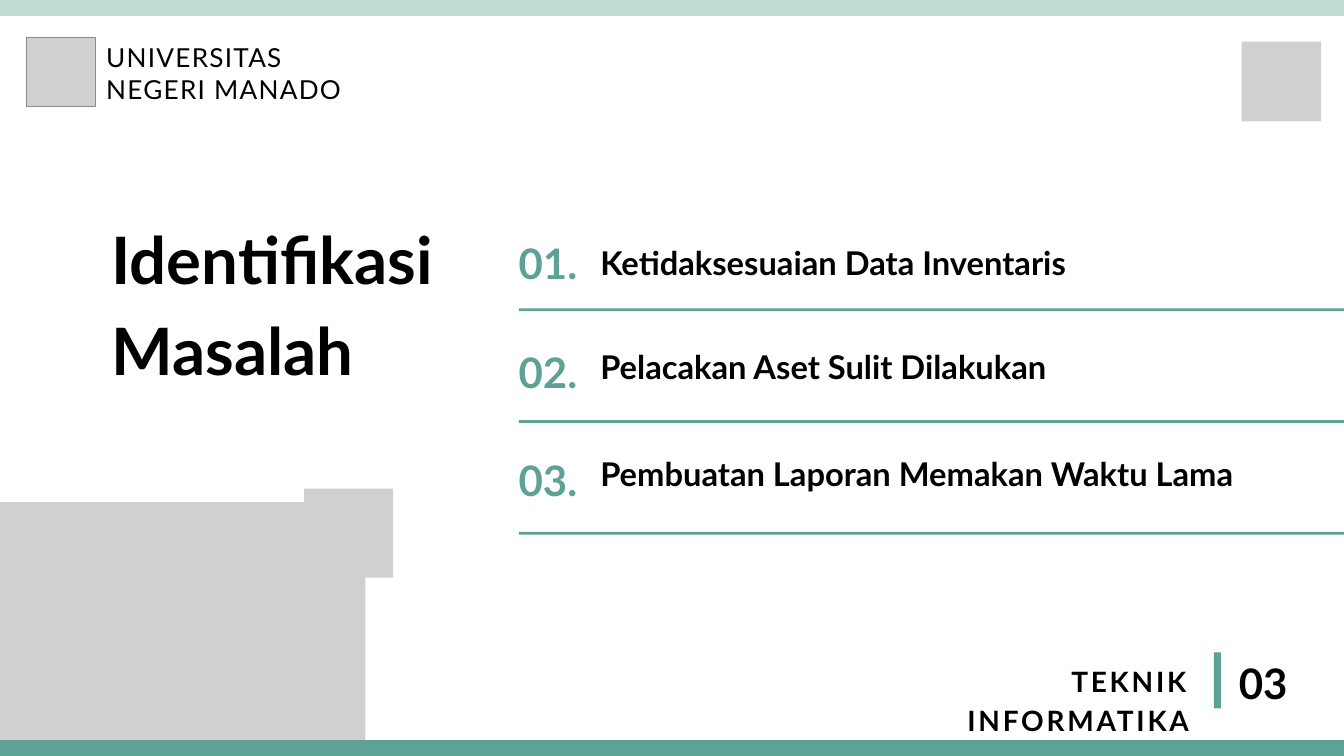
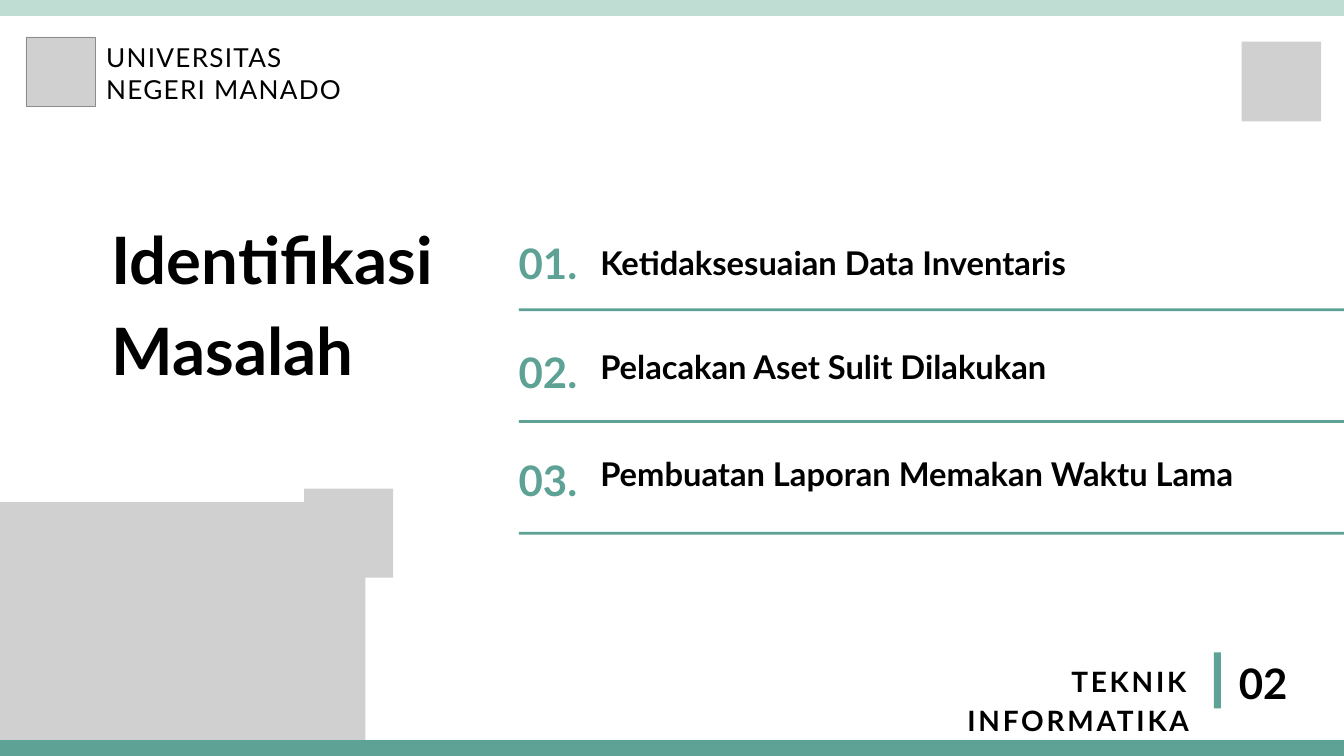
Before and after one commit to paulwenny/MyProposalSkripsi2020, a slide deck: slide 3 of PPT Ujian Proposal - Skripsi/PPT SEMPRO PAULINUS WENEHENUBUN 20210090.pptx. Drawn at 1344x756 pixels with LibreOffice and Linux fonts; fonts in the diff are those of the drawing; grey boxes stand for pictures. Boxes give left, top, right and bottom in pixels: in the first picture for what was removed or moved away, otherwise in the second. Text is boxed around its words. In the diff, an @@ line names an element or a change of style, - is before the commit and + after.

```diff
--- a/PPT Ujian Proposal - Skripsi/PPT SEMPRO PAULINUS WENEHENUBUN 20210090.pptx
+++ b/PPT Ujian Proposal - Skripsi/PPT SEMPRO PAULINUS WENEHENUBUN 20210090.pptx
@@ text at (1239, 668, 1288, 700): text changed @@
-03
+02
```
Also in this commit, not shown: 5 other slides changed, 5 slides added, 2 slides removed.
